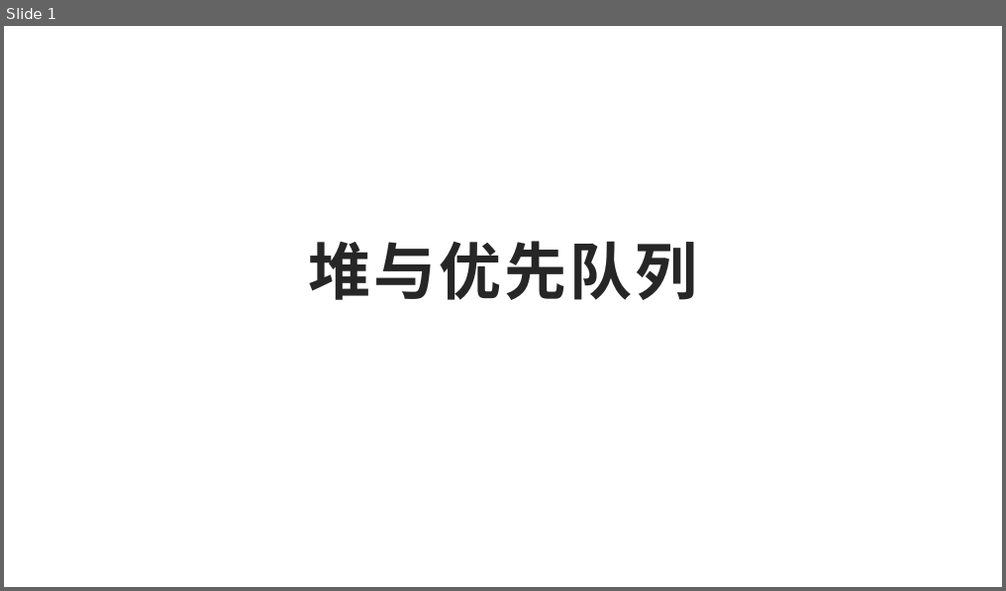
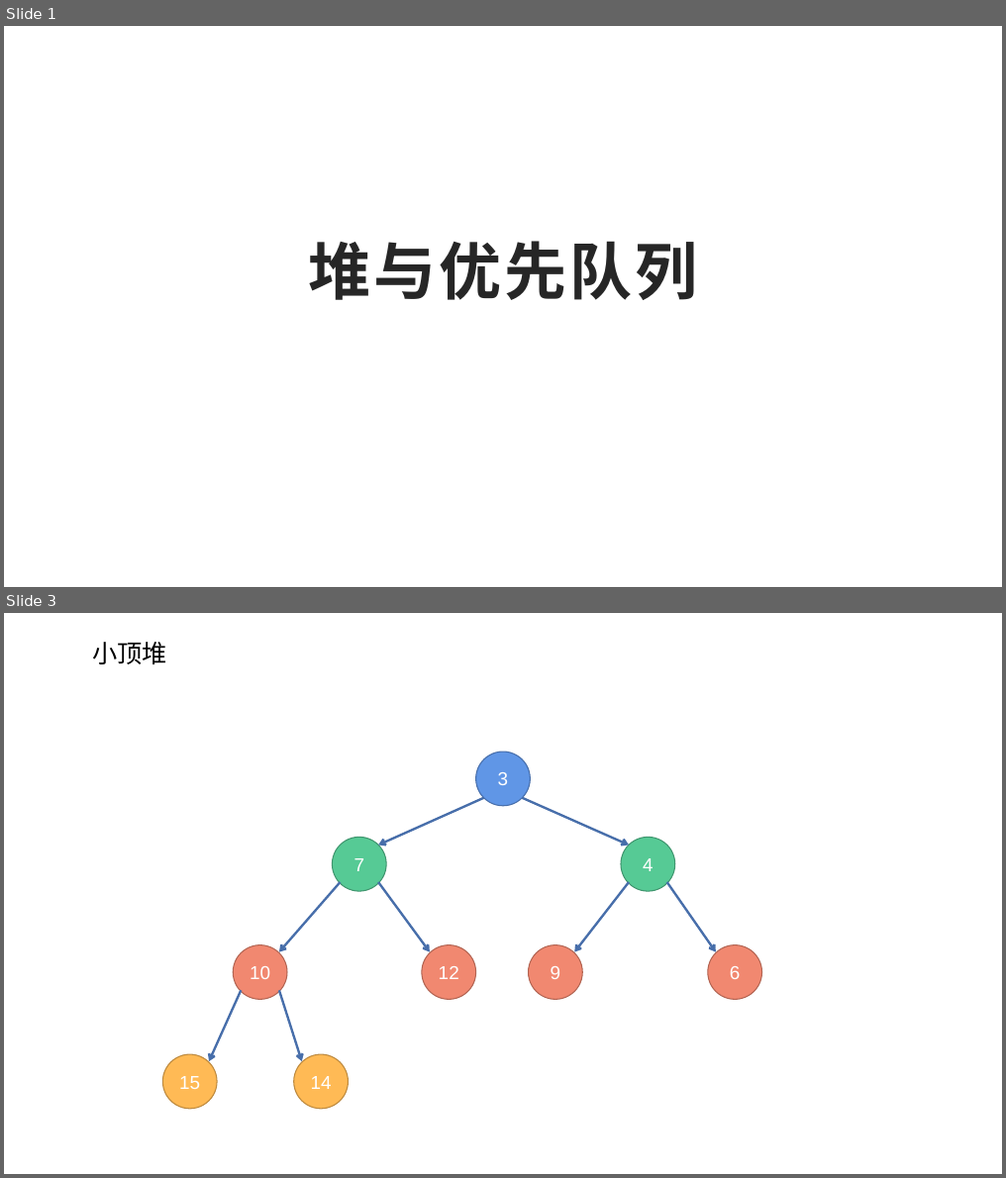
Before and after one commit to jj56313751/weijing-studybook, a slide deck: 算法/数据结构/堆与优先队列/堆与优先队列.pptx. Shown one above the other, each under a label of ours: slide 1 before the commit, slides 1 and 3 after it; the slides between them are not shown. The pictures are 1006x591 and 1006x1178 pixels, drawn with LibreOffice and Linux fonts; fonts in the diff are those of the drawing. Boxes give left, top, right and bottom in pixels: in the first picture for what was removed or moved away, otherwise in the second. Text is boxed around its words. In the diff, an @@ line names an element or a change of style, - is before the commit and + after.

```diff
--- a/算法/数据结构/堆与优先队列/堆与优先队列.pptx
+++ b/算法/数据结构/堆与优先队列/堆与优先队列.pptx
@@ slide 3 added at (4, 613, 1002, 1174), background #FFFFFF @@
@@ text added at (92, 642, 167, 664), 24 pt, text #000000 @@
+小顶堆
@@ group added at (162, 752, 761, 1109): 9 ellipses, 8 arrows @@
+7
+4
+10
+12
+9
+6
+15
+14
+3
```
Also in this commit, not shown: 39 other slides added, 1 slide removed, 5 other files.
